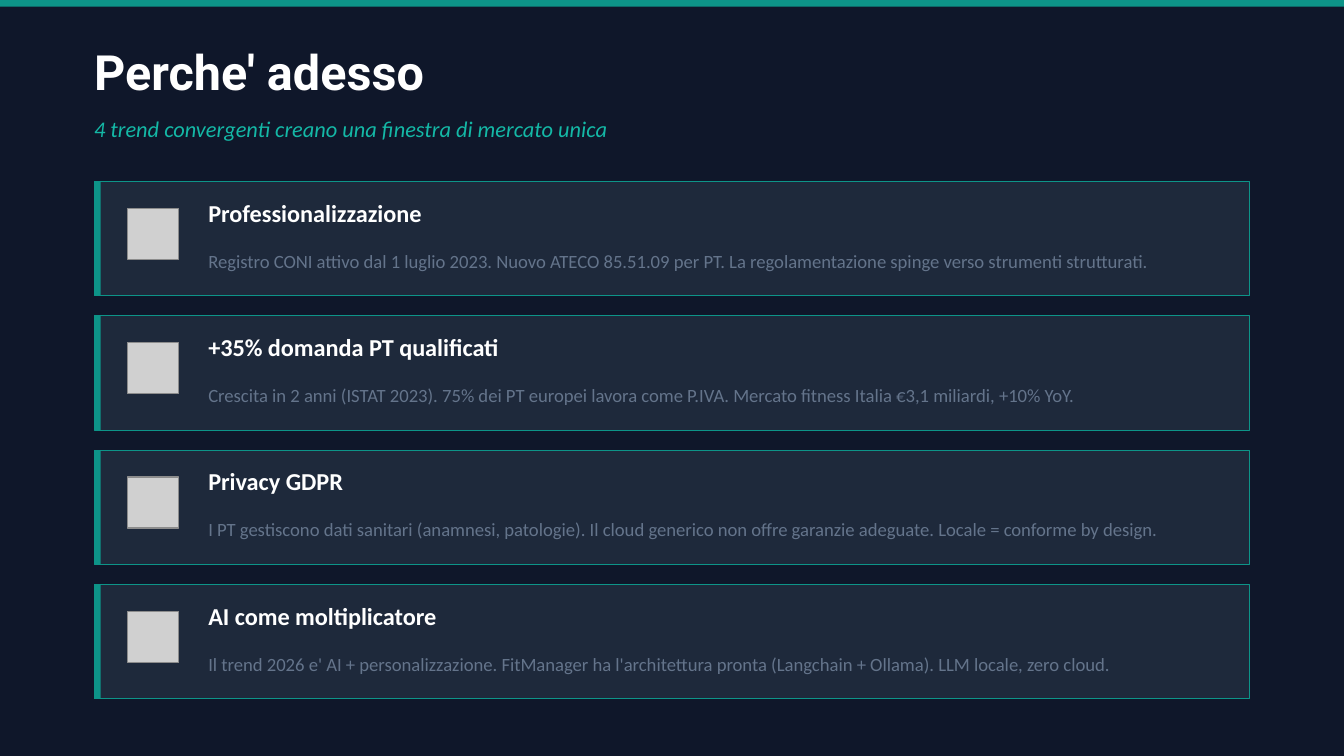
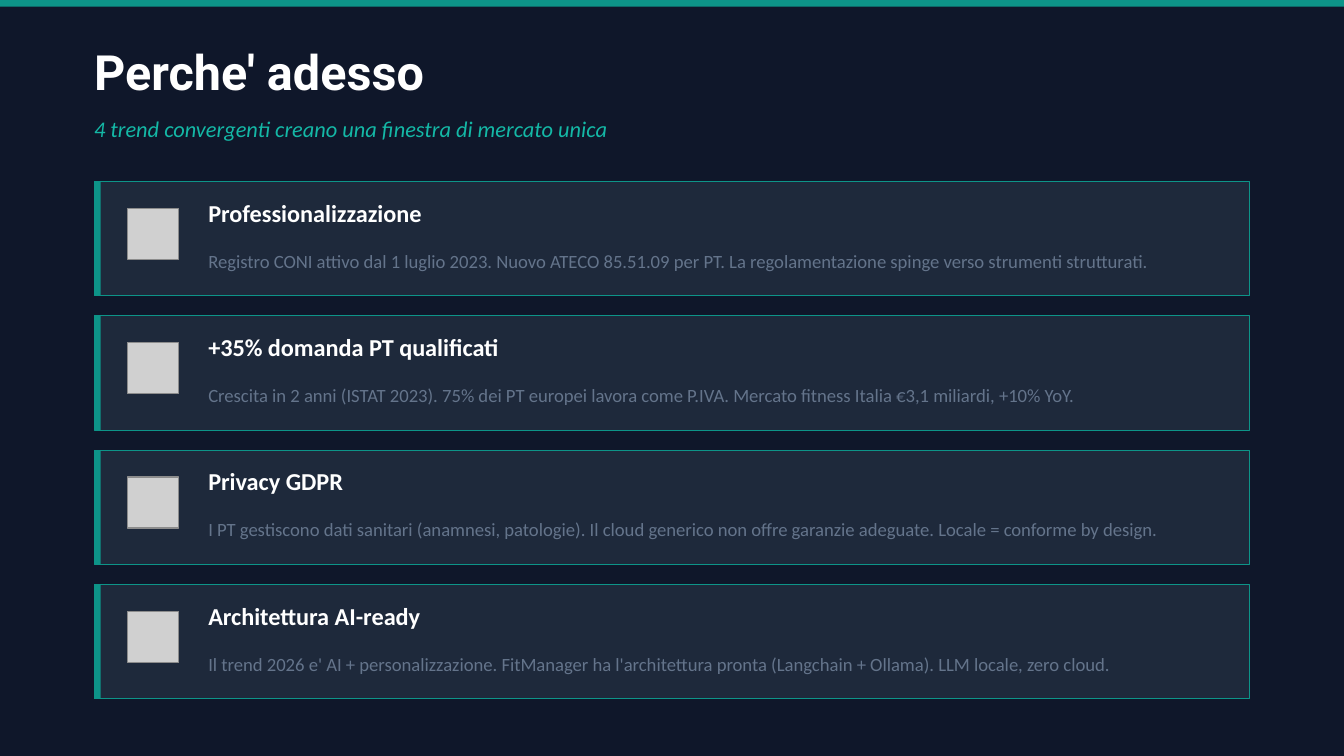
Before and after one commit to gverardo87-lab/FitManager_Studio-, a slide deck: slide 5 of docs/FitManager_PitchDeck.pptx. Drawn at 1344x756 pixels with LibreOffice and Linux fonts; fonts in the diff are those of the drawing; grey boxes stand for pictures. Boxes give left, top, right and bottom in pixels: in the first picture for what was removed or moved away, otherwise in the second. Text is boxed around its words. In the diff, an @@ line names an element or a change of style, - is before the commit and + after.

```diff
--- a/docs/FitManager_PitchDeck.pptx
+++ b/docs/FitManager_PitchDeck.pptx
@@ text at bbox=[208, 608, 421, 629]: text changed @@
-AI come moltiplicatore
+Architettura AI-ready
```
Also in this commit, not shown: 4 other slides changed, 3 other files.
